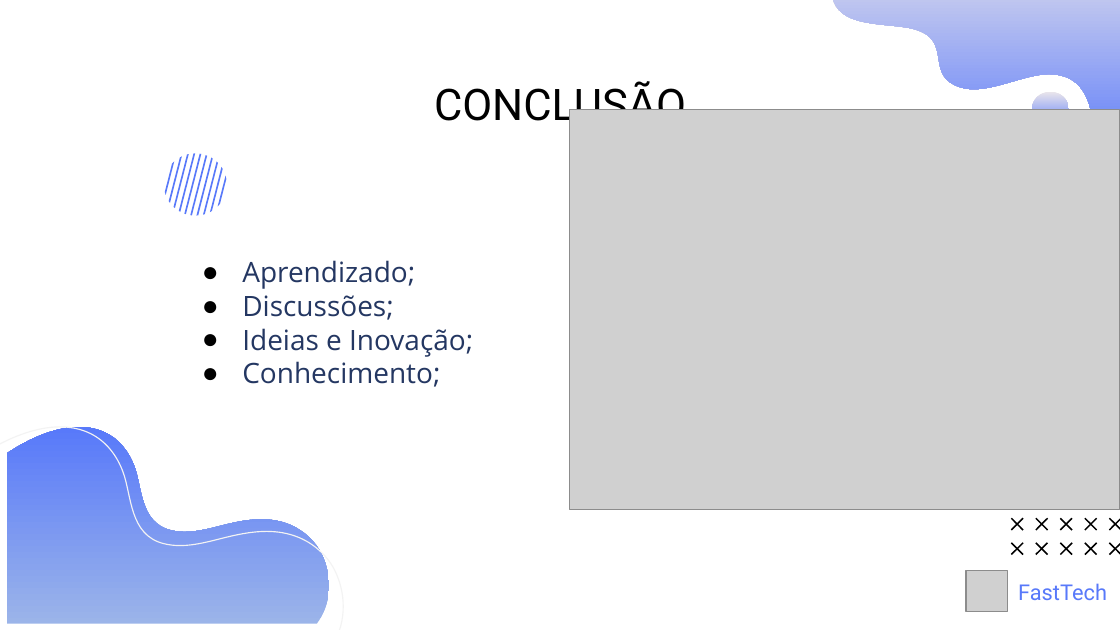
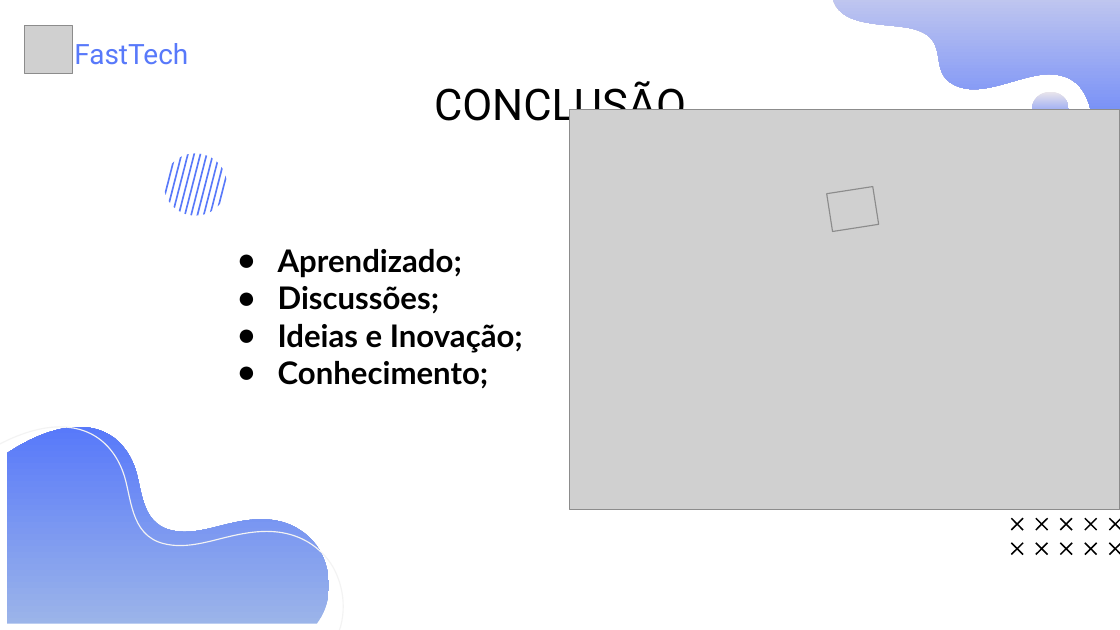
Before and after one commit to Grupo-1-adsa/Grupo-1-adsa, a slide deck: slide 11 of Documentação/PPT/Sprint 3 - Apresentação.pptx. Drawn at 1120x630 pixels with LibreOffice and Linux fonts; fonts in the diff are those of the drawing; grey boxes stand for pictures. Boxes give left, top, right and bottom in pixels: in the first picture for what was removed or moved away, otherwise in the second. Text is boxed around its words. In the diff, an @@ line names an element or a change of style, - is before the commit and + after.

```diff
--- a/Documentação/PPT/Sprint 3 - Apresentação.pptx
+++ b/Documentação/PPT/Sprint 3 - Apresentação.pptx
@@ picture: place and size @@
-picture at box(967, 570, 1008, 612)
+picture at box(25, 26, 72, 73)
@@ text "FastTech": place and size @@
-text "FastTech" at box(1018, 583, 1107, 600)
+text "FastTech" at box(74, 43, 188, 65)
@@ text "FastTech" at box(74, 43, 188, 65): size 14 to 18 pt @@
@@ picture added at box(826, 187, 878, 232) @@
@@ text "Aprendizado;": place and size @@
-text "Aprendizado;" at box(242, 260, 473, 387)
+text "Aprendizado;" at box(278, 249, 523, 388)
@@ text "Aprendizado;" at box(278, 249, 523, 388): size 18 to 20 pt, font Open Sans to Lato, text colour #243762 to #000000, bold on @@
```
Also in this commit, not shown: 8 other slides changed, 1 slide added, 1 slide removed.
